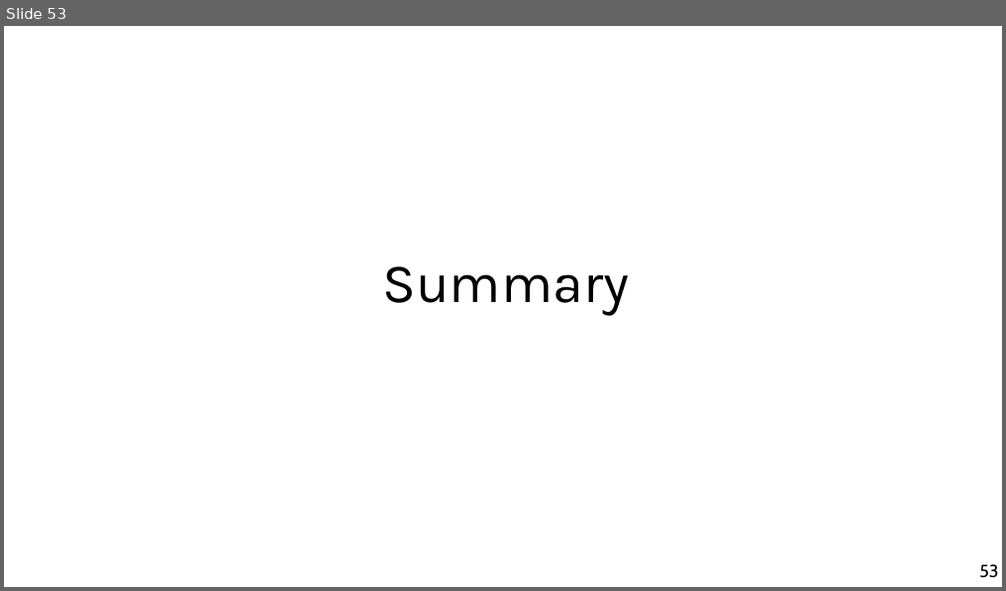
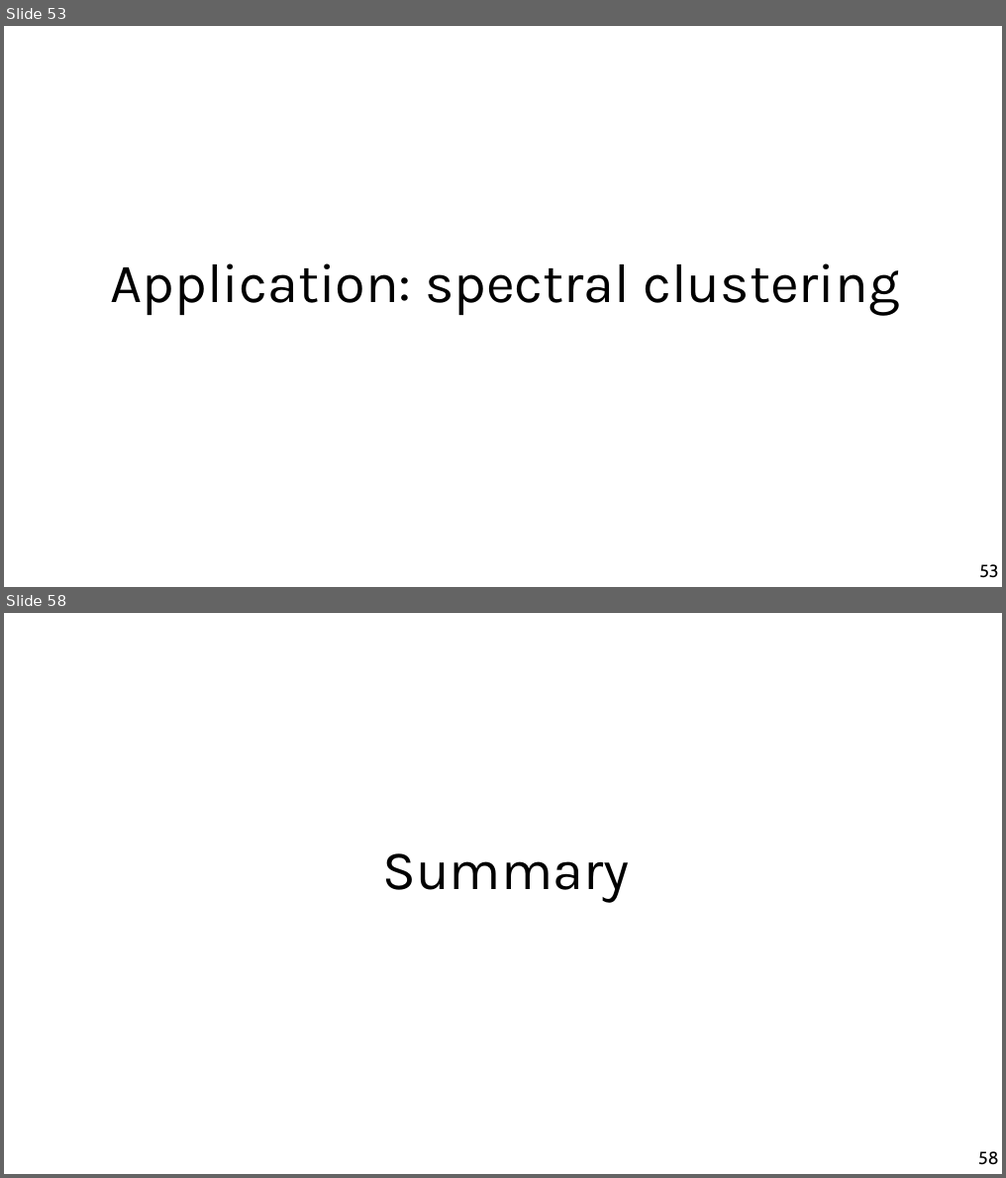
Before and after one commit to chatox/networks-science-course, a slide deck: theory/odp/tt22-spectral_graph_embedding.odp. Shown one above the other, each under a label of ours: slide 53 before the commit, slides 53 and 58 after it; the slides between them are not shown. The pictures are 1006x591 and 1006x1178 pixels, drawn with LibreOffice and Linux fonts; fonts in the diff are those of the drawing. Boxes give left, top, right and bottom in pixels: in the first picture for what was removed or moved away, otherwise in the second. Text is boxed around its words. In the diff, an @@ line names an element or a change of style, - is before the commit and + after.

```diff
--- a/theory/odp/tt22-spectral_graph_embedding.odp
+++ b/theory/odp/tt22-spectral_graph_embedding.odp
@@ slide 53 added at box(4, 26, 1002, 587), background #FFFFFF @@
@@ title added at box(111, 264, 899, 316), 44 pt, text #000000 @@
+Application: spectral clustering
@@ page number added at box(979, 565, 998, 578), 14 pt, text #000000 @@
+53
@@ what was slide 53 is now slide 58 @@
@@ page number at box(978, 1152, 998, 1165): text changed @@
-53
+58
```
Also in this commit, not shown: 28 slides changed, 5 other slides added, 1 slide removed, 2 other files.
